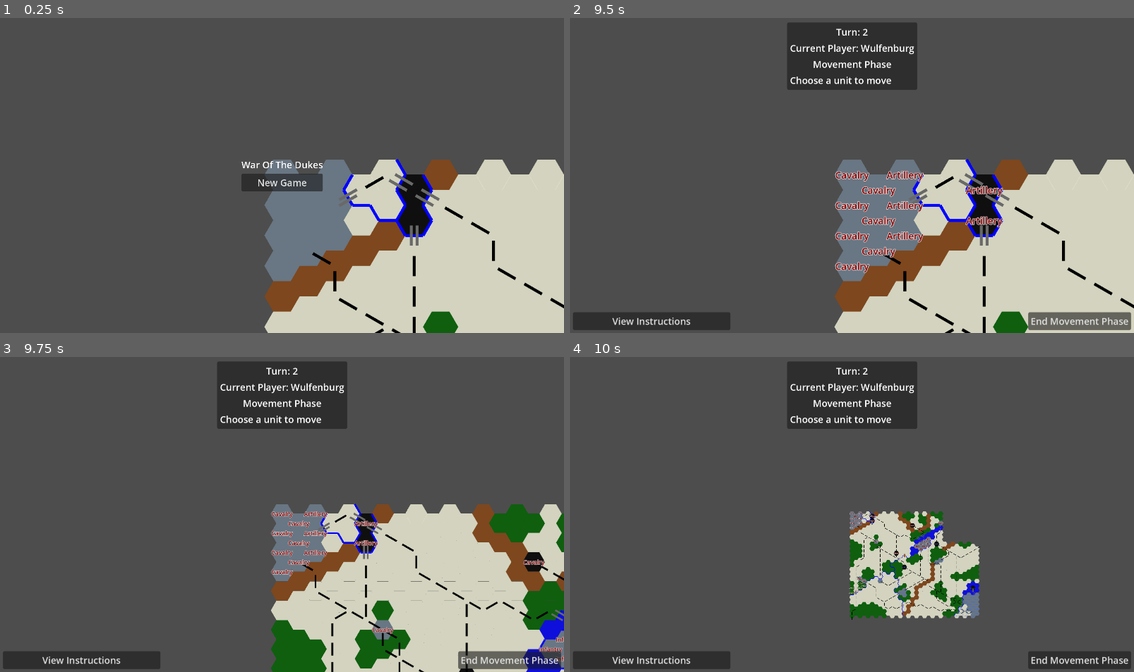
Above: before the commit, frames 1-4 (two rows, left to right).
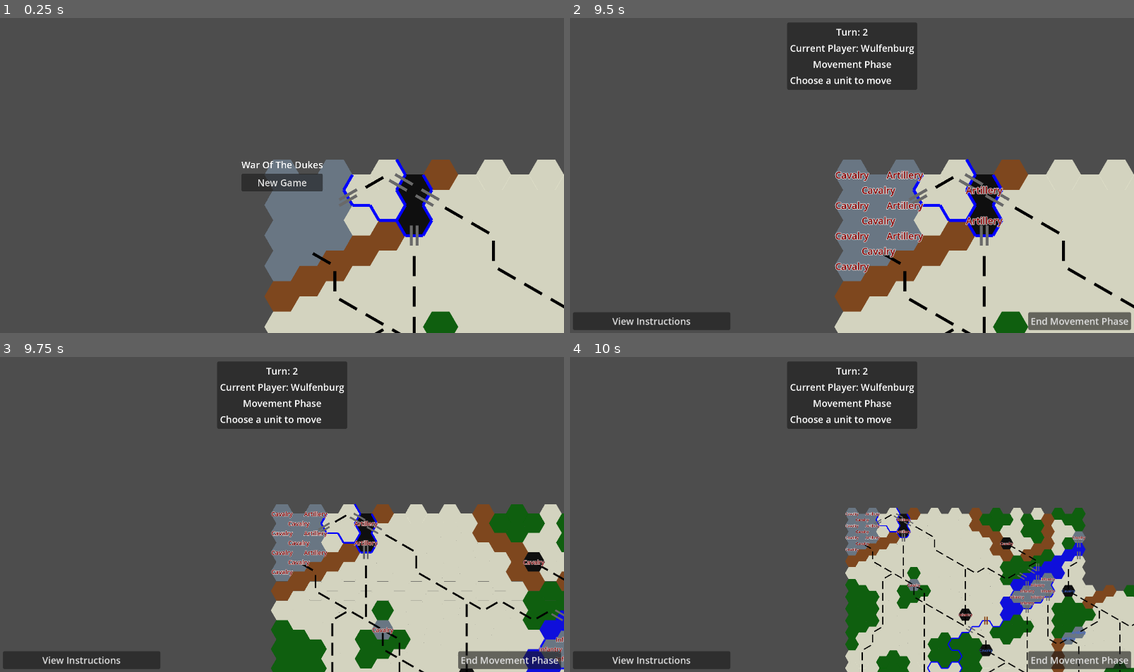
Above: after the commit, the same moments.

Repository: Jayjader/WarOfTheDukes
Game: Godot game, scene res://main_game_scene.tscn
Same seed, same stepped clock (60 frames per second), same inputs: the game is played once before the commit and once after it.
Inputs (mouse positions are in pixels of both pictures, inside the frame that each line leads up to):
- Up to frame 1 (0.25 s): no input
- Up to frame 2 (9.5 s): click "New Game" at 0.5 s; click "Confirm" at 1.25 s; click "Auto Setup Remaining" at 2 s; click "View Instructions" at 2.75 s; click "End Movement Phase" at 3.5 s; click "End Combat Phase" at 4.25 s; click "View Instructions" at 5 s; click "End Movement Phase" at 5.75 s; click "End Combat Phase" at 6.5 s; click "View Instructions" at 7.25 s; click "End Movement Phase" at 8 s; click "End Combat Phase" at 8.75 s
- Up to frame 3 (9.75 s): tap Enter at 9.5 s; move the mouse to (406, 498) at 9.52 s; hold Mouse wheel down (Decrease Camera Zoom) from 9.53 s (still down); click (406, 498) at 9.67 s
- Up to frame 4 (10 s): keep holding Mouse wheel down (Decrease Camera Zoom); tap Mouse wheel up (Increase Camera Zoom) at 9.8 s

Frames 1-3 are identical in both runs. In frame 4, 21% of the frame differs, in the area x 48-100%, y 47-100%.

Commit message:
add support for laptop trackpad scrolling

Diff:
--- a/game_session/OverBoardCamera.gd
+++ b/game_session/OverBoardCamera.gd
@@ -1,14 +1,14 @@
 extends Camera2D
 
-@export var min_zoom = 0.1
+@export var min_zoom: float = 0.375
 
-@export var max_zoom = 2
+@export var max_zoom: float = 1.25
 
-@export var zoom_factor = 0.05
+@export var zoom_factor: float = 0.05
 
-@export var zoom_duration = 0.2
+@export var zoom_duration: float = 0.2
 
-var _zoom_level = 1:
+var _zoom_level: float = 1.0:
 	set(new_zoom):
 		var clamped = clamp(new_zoom, min_zoom, max_zoom)
 		create_tween().tween_property(
@@ -18,6 +18,31 @@
 			zoom_duration
 		).set_ease(Tween.EASE_OUT)
 		_zoom_level = clamped
+
+@export var scroll_panning_threshold: float = 0.1
+
+@export var invert_y_axis: bool = true
+
+func _input(event):
+	# trackpad scrolling support
+	if event is InputEventPanGesture:
+		get_viewport().set_input_as_handled()
+		var y_abs = abs(event.delta.y)
+		# The underlying acceleration driving the OS events we end up receiving seems to run afoul
+		# of the "reactive" tweening we use, locking us into a camera zoom "drift"
+		#var steps = min(3, y_abs / scroll_panning_threshold)
+		#var action_name = "Increase Camera Zoom" if sign(event.delta.y) > 0 else "Decrease Camera Zoom"
+		#for i in range(steps):
+		#	var action = InputEventAction.new()
+		#	action.action = action_name
+		#	action.pressed = true
+		#	Input.parse_input_event(action)
+		if y_abs > scroll_panning_threshold:
+			_zoom_level = log(
+				exp(_zoom_level) * (
+					1 + (int(invert_y_axis)) * (zoom_factor * y_abs * sign(event.delta.y))
+				)
+			)
 
 func _process(_delta):
 	if Input.is_action_pressed("Increase Camera Zoom"):
